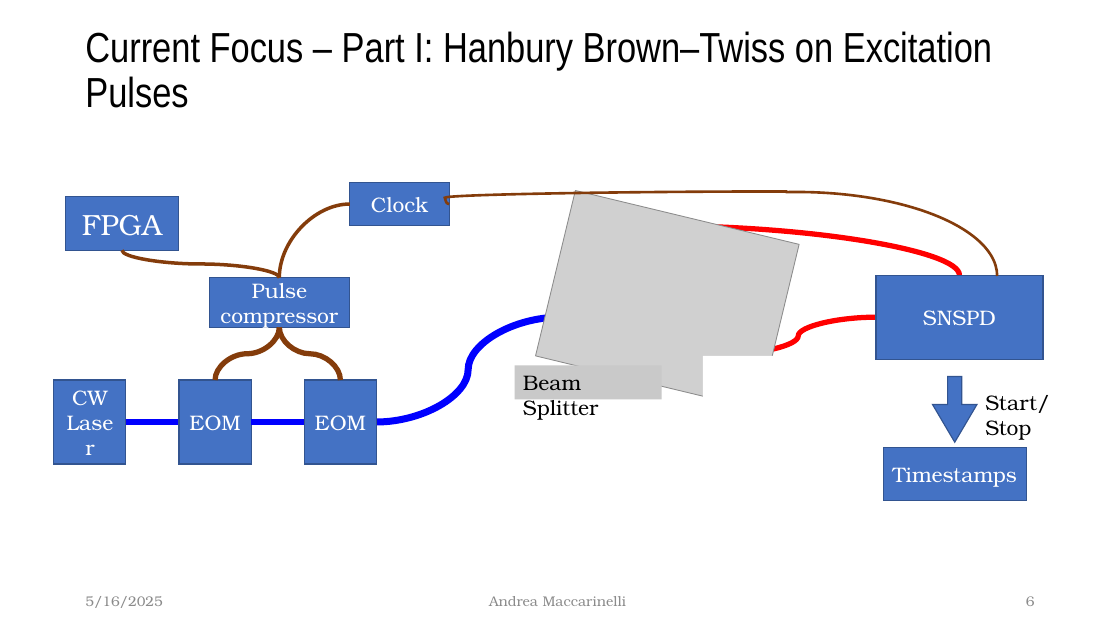
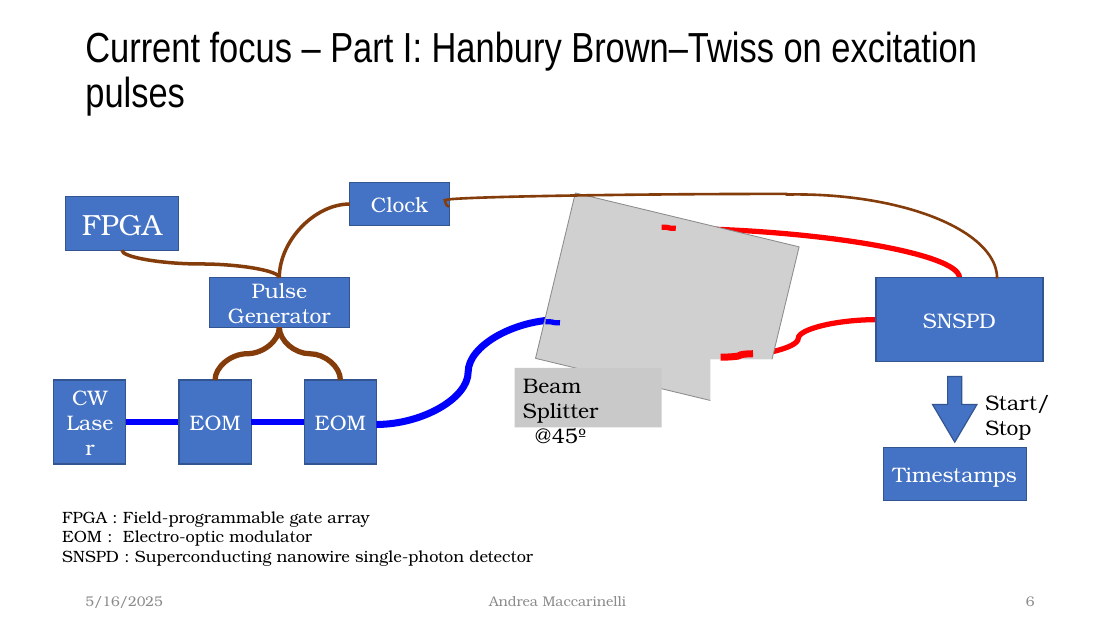
Before and after one commit to McMysterio23/MSc-Project, a slide deck: slide 6 of Midterm_Presentation/The effect of temporal jitter on single photon_v01_WL.pptx. Drawn at 1120x630 pixels with LibreOffice and Linux fonts; fonts in the diff are those of the drawing; grey boxes stand for pictures. Boxes give left, top, right and bottom in pixels: in the first picture for what was removed or moved away, otherwise in the second. Text is boxed around its words. In the diff, an @@ line names an element or a change of style, - is before the commit and + after.

```diff
--- a/Midterm_Presentation/The effect of temporal jitter on single photon_v01_WL.pptx
+++ b/Midterm_Presentation/The effect of temporal jitter on single photon_v01_WL.pptx
@@ title at <box>85,31,976,116</box>: text changed @@
-Current Focus – Part I: Hanbury Brown–Twiss on Excitation Pulses
+Current focus – Part I: Hanbury Brown–Twiss on excitation pulses
@@ curved line (450, 207) - (788, 194): route changed @@
@@ curved line (662, 229) - (960, 278): route changed @@
@@ curved line added from (662, 227) to (676, 229), #FF0000 4.5 pt @@
@@ text in rectangle at <box>228,278,331,329</box>: text changed @@
-Pulse compressor
+Pulse Generator
@@ curved line (376, 424) - (560, 320): route changed @@
@@ curved line added from (545, 322) to (560, 323), #0000FF 4.5 pt @@
@@ curved line (721, 357) - (876, 320): route changed @@
@@ curved line added from (721, 357) to (753, 354), #FF0000 6 pt @@
@@ rectangle "Beam Splitter": place and size @@
-rectangle "Beam Splitter" at <box>515,365,662,399</box>
+rectangle "Beam Splitter" at <box>515,368,662,428</box>
@@ round rect: place and size @@
-round rect at <box>704,357,788,441</box>
+round rect at <box>711,360,795,444</box>
@@ text in rectangle at <box>535,423,587,444</box>: paragraph added @@
+@45º
@@ text added at <box>62,511,533,566</box>, 14 pt, text #000000 @@
+FPGA : Field-programmable gate array
+EOM : Electro-optic modulator
+SNSPD : Superconducting nanowire single-photon detector
```
Also in this commit, not shown: 10 other slides changed, 1 slide removed.
